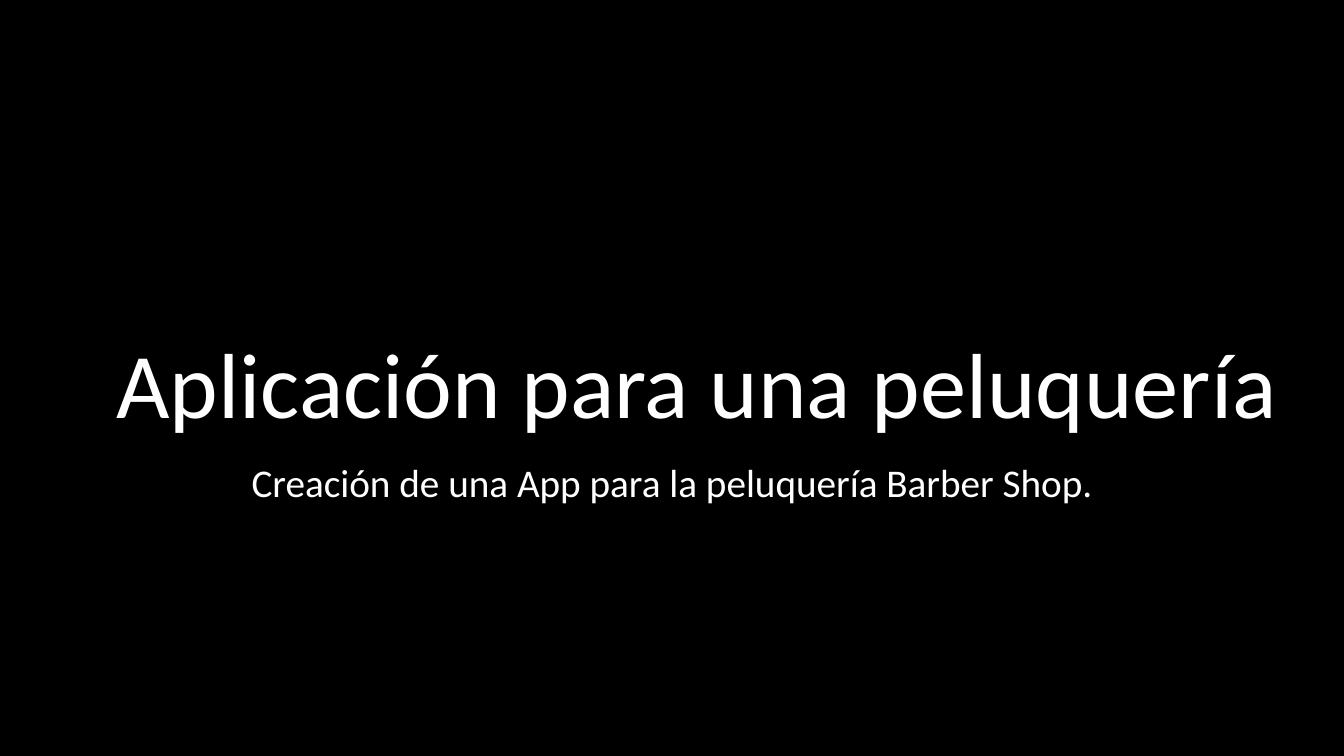
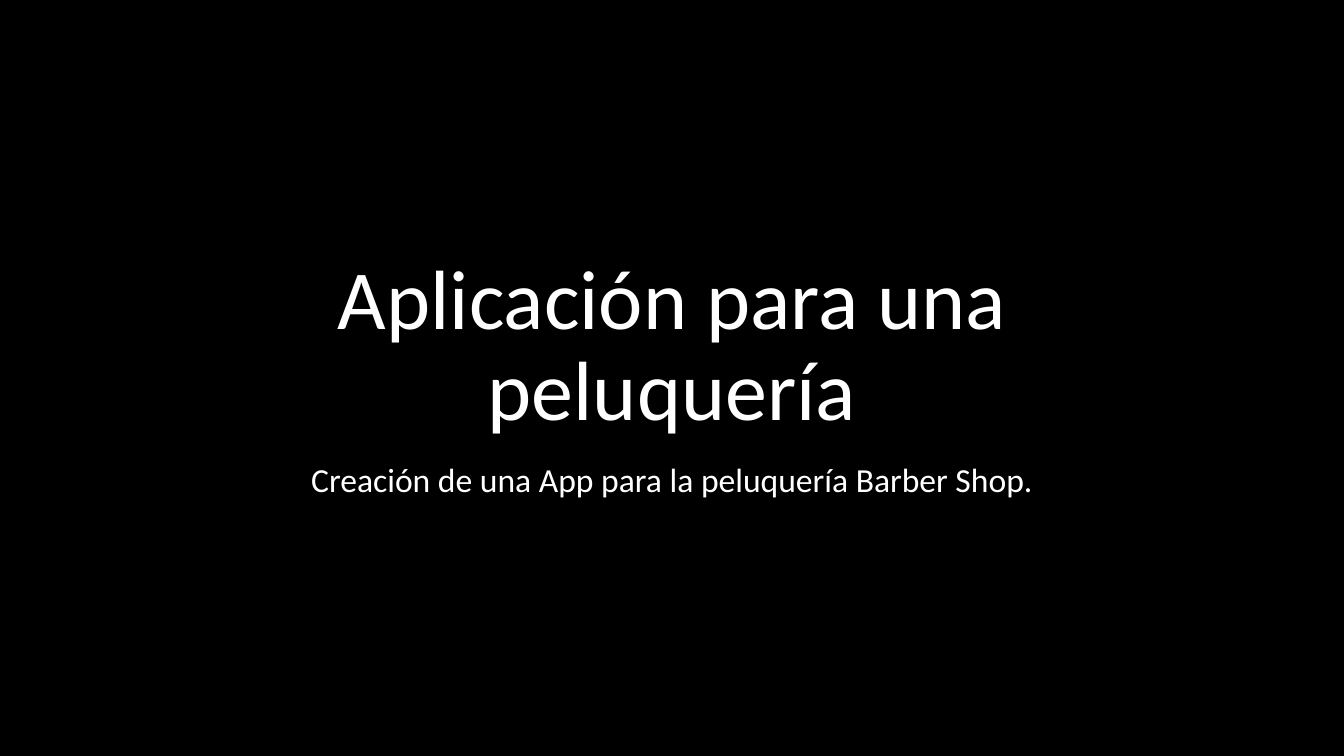
Before and after one commit to Jloen1999/tramitesPlanificaciones, a slide deck: slide 3 of estudios/UEX/Curso2/Asignaturas/IPO/Ejercicios/JoseLuisObiangEN_Ejercicio1-B.pptx. Drawn at 1344x756 pixels with LibreOffice and Linux fonts; fonts in the diff are those of the drawing; background and template pictures are left out. Boxes give left, top, right and bottom in pixels: in the first picture for what was removed or moved away, otherwise in the second. Text is boxed around its words. In the diff, an @@ line names an element or a change of style, - is before the commit and + after.

```diff
--- a/estudios/UEX/Curso2/Asignaturas/IPO/Ejercicios/JoseLuisObiangEN_Ejercicio1-B.pptx
+++ b/estudios/UEX/Curso2/Asignaturas/IPO/Ejercicios/JoseLuisObiangEN_Ejercicio1-B.pptx
@@ title "Aplicación para una peluquería": place and size @@
-title "Aplicación para una peluquería" at box(117, 354, 1277, 433)
+title "Aplicación para una peluquería" at box(338, 270, 1005, 434)
@@ title "Aplicación para una peluquería" at box(338, 270, 1005, 434): size 66 to 60 pt @@
@@ text "Creación de una App para ..." at box(311, 468, 1032, 498): size 28 to 24 pt @@
```
Also in this commit, not shown: 6 other slides changed, 1 other file.
